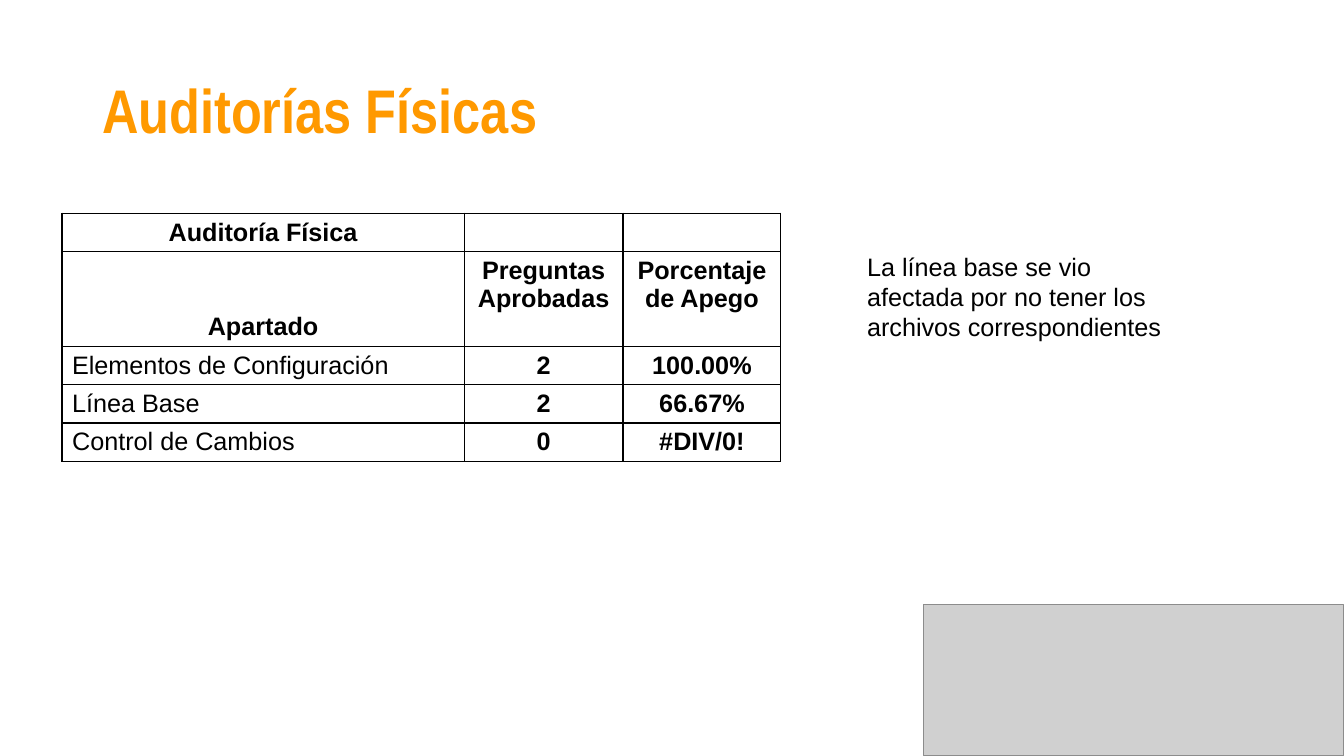
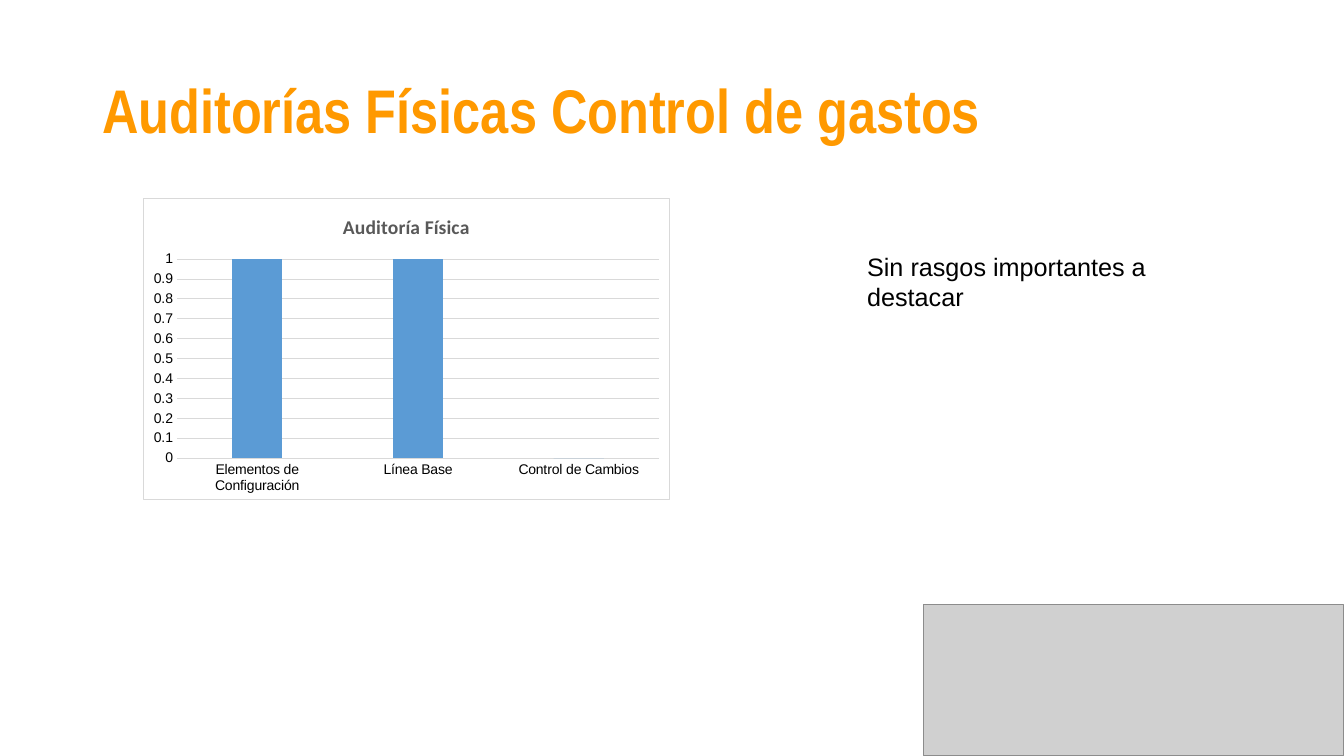
Before and after one commit to jovannyzepeda/Bisoltec, a slide deck: slide 12 of Organizacional/06. Medición y Monitoreo/2016/Bisoltec-ReporteMonitoreo.pptx (slide 15 before the commit). Drawn at 1344x756 pixels with LibreOffice and Linux fonts; fonts in the diff are those of the drawing; grey boxes stand for pictures. Boxes give left, top, right and bottom in pixels: in the first picture for what was removed or moved away, otherwise in the second. Text is boxed around its words. In the diff, an @@ line names an element or a change of style, - is before the commit and + after.

```diff
--- a/Organizacional/06. Medición y Monitoreo/2016/Bisoltec-ReporteMonitoreo.pptx
+++ b/Organizacional/06. Medición y Monitoreo/2016/Bisoltec-ReporteMonitoreo.pptx
@@ text at (102,87,980,144): text changed @@
-Auditorías Físicas
+Auditorías Físicas Control de gastos
@@ column chart added at (143,198,670,500) @@
+title "Auditoría Física"
+categories: Elementos de Configuración, Línea Base, Control de Cambios
+Series 1: 1, 1, -
@@ table removed at (63,213,781,455), 5 rows, 3 columns @@
-Auditoría Física |  | 
-Apartado | Preguntas Aprobadas | Porcentaje de Apego
-Elementos de Configuración | 2 | 100.00%
-Línea Base | 2 | 66.67%
-Control de Cambios | 0 | #DIV/0!
@@ text at (867,257,1146,307): text changed @@
-La línea base se vio afectada por no tener los archivos correspondientes
+Sin rasgos importantes a destacar
```
Also in this commit, not shown: 10 other slides changed, 14 slides added, 8 slides removed, 3 other files.
